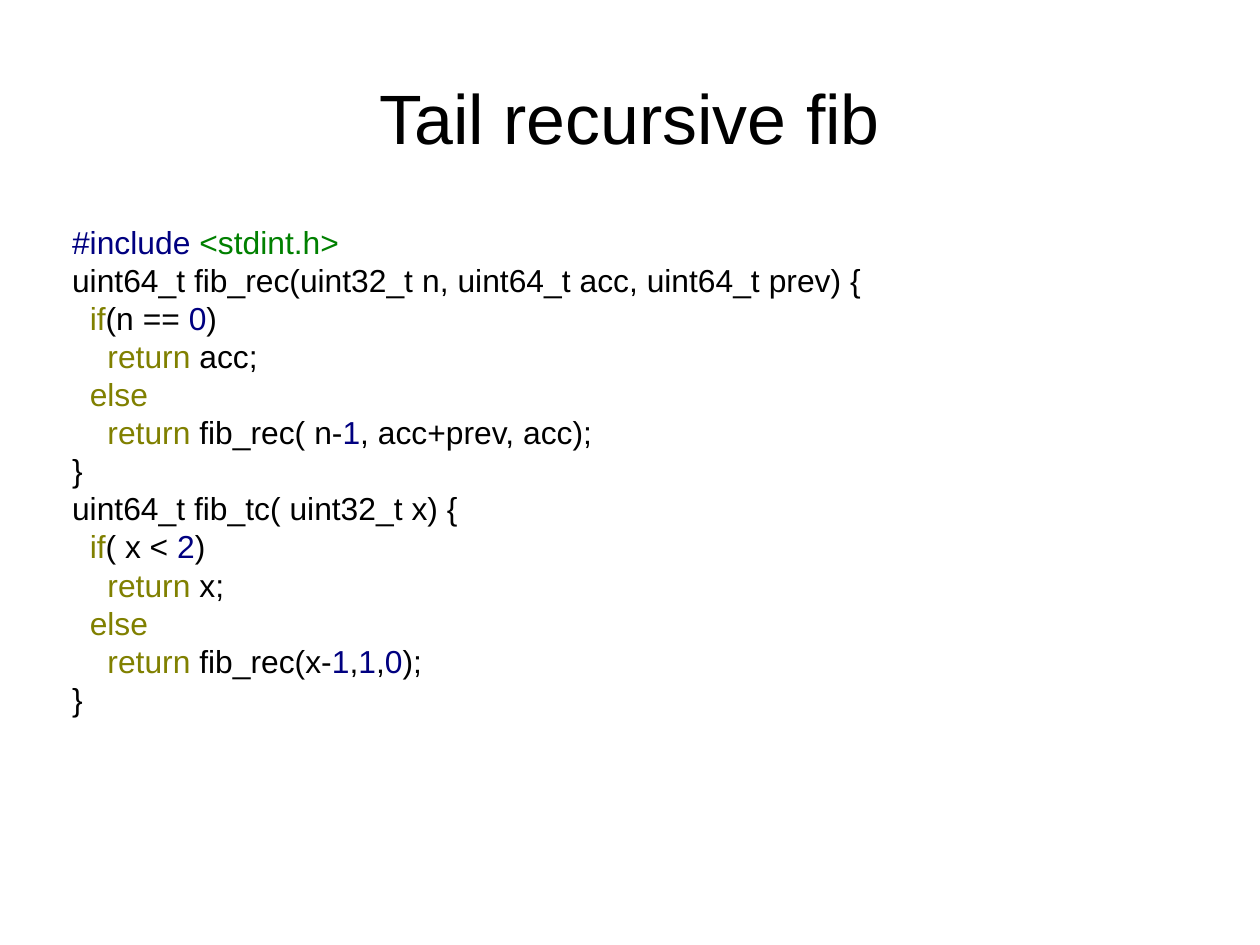
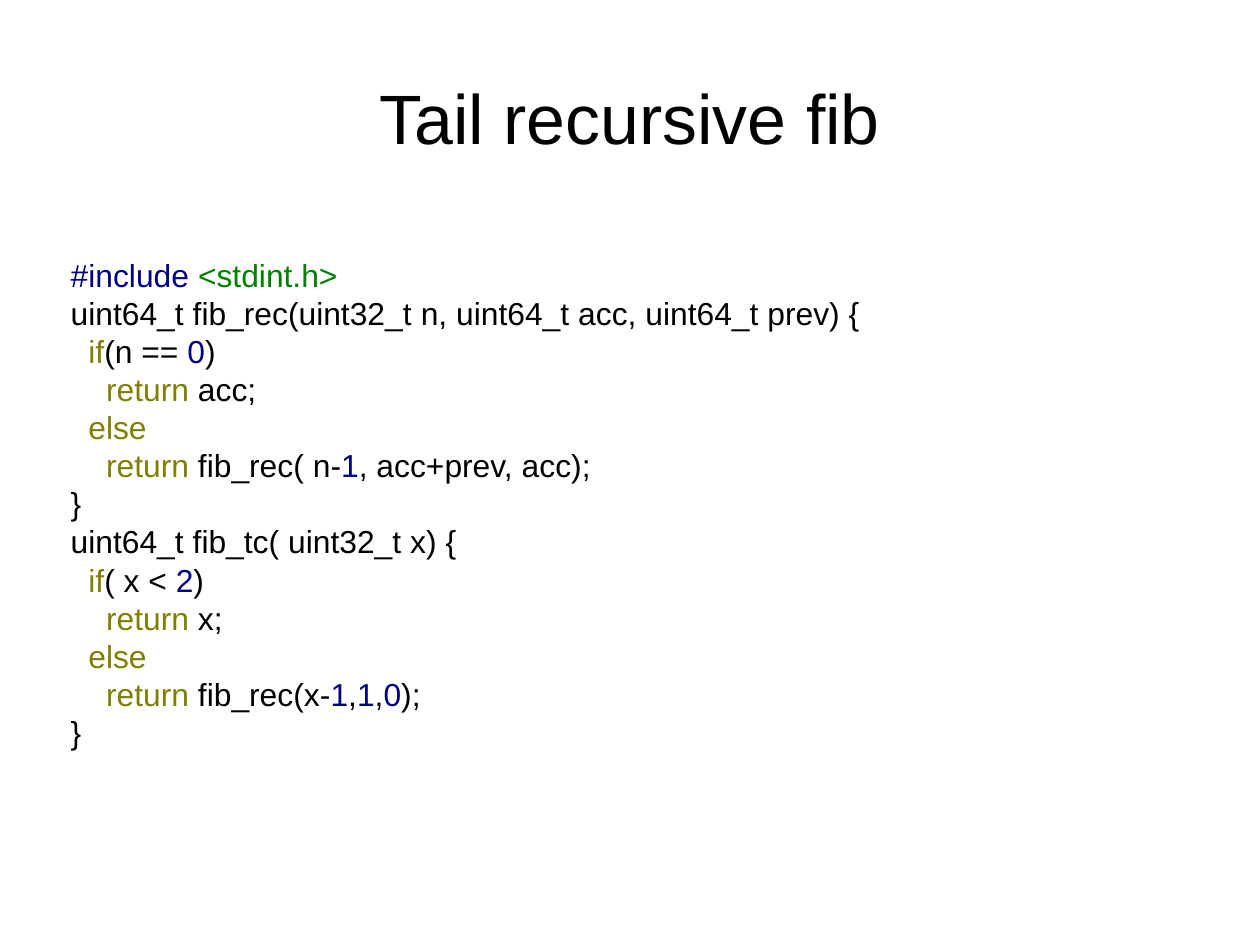
Before and after one commit to philtomson/TCO_in_gcc_talk, a slide deck: slide 8 of TCO_in_gcc.odp (slide 6 before the commit). Drawn at 1260x945 pixels with LibreOffice and Linux fonts; fonts in the diff are those of the drawing. Boxes give left, top, right and bottom in pixels: in the first picture for what was removed or moved away, otherwise in the second. Text is boxed around its words. In the diff, an @@ line names an element or a change of style, - is before the commit and + after.

```diff
--- a/TCO_in_gcc.odp
+++ b/TCO_in_gcc.odp
@@ text "#include <stdint.h>": place and size @@
-text "#include <stdint.h>" at [72, 231, 841, 679]
+text "#include <stdint.h>" at [71, 264, 839, 712]
```
Also in this commit, not shown: 4 slides added, 3 other files.
